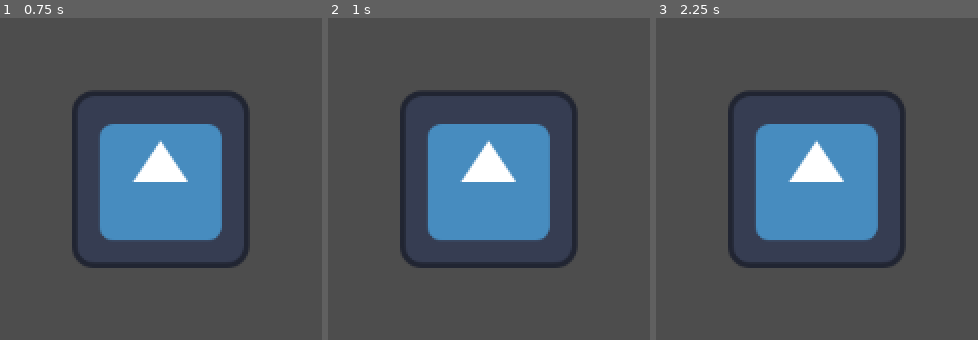
Above: before the commit, frames 1-3 (left to right).
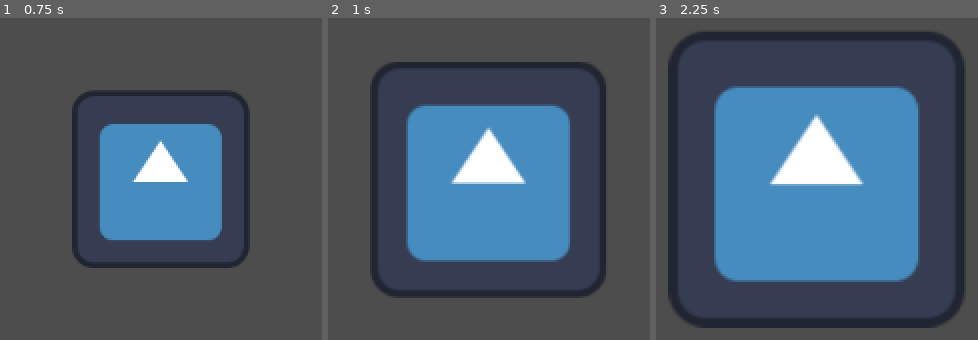
Above: after the commit, the same moments.

Repository: gmuGADIG/King-Fisher
Game: Godot game, scene res://world/rhythm_test/rhythm_test.tscn
Two runs of this game, one before a commit and one after it. Both use one fixed random seed, a clock stepped at 60 frames per second and the inputs below. This scene is started directly instead of the project's main scene. The engine's default icon, where the game draws it, is replaced by a stand-in: a white triangle on a blue panel in a dark square.
Inputs:
- Up to frame 1 (0.75 s): tap Enter at 0.5 s; hold D (move_right) from 0.53 s (still down); hold \ (print_players) from 0.53 s (still down)
- Up to frame 2 (1 s): keep holding D (move_right); keep holding \ (print_players)
- Up to frame 3 (2.25 s): release D (move_right) at 1.28 s; release \ (print_players) at 1.28 s; hold S (move_down) 1.28-2.03 s; tap \ (print_players) at 1.35 s; tap Space at 2 s; hold D (move_right) from 2.03 s (still down); hold \ (print_players) from 2.03 s (still down)

Frame 1 is identical in both runs. In frame 2, 23% of the frame differs, in the area x 13-87%, y 13-87%; in frame 3, 39%, in the area x 3-96%, y 4-97%.

Commit message:
Folder for rhythm system, start of note and track resources, and scene that pulses to a beat

Diff:
--- /dev/null
+++ b/systems/rhythm/note.gd
@@ -0,0 +1,8 @@
+class_name Note extends Resource
+
+@export var beat_position: float
+@export var is_articulated: bool
+
+func _init(_beat_position: float, _is_articulated: bool = false) -> void:
+	beat_position = _beat_position
+	is_articulated = _is_articulated
--- a/systems/rhythm_engine.gd
+++ b/systems/rhythm/rhythm_engine.gd
@@ -7,20 +7,23 @@
 @export var beats_per_minute : int = 140
 @export var offset_ms : int = 0
 var current_time : float = 0
+var current_beat : int = 0
 var beats_per_second : float
 
 # Called when the node enters the scene tree for the first time.
 func _ready() -> void:
 	beats_per_second = beats_per_minute / 60.0
+	get_tree().create_timer(offset_ms / 1000.0).timeout.connect(start_timer)
+
+func start_timer() -> void:
 	timer.start(1 / beats_per_second)
 	timer.timeout.connect(on_beat)
-	pass # Replace with function body.
-
 
 # Called every frame. 'delta' is the elapsed time since the previous frame.
 func _process(delta: float) -> void:
-	pass
+	current_time += delta
 
 func on_beat():
-	print("Beat!")
-	pass
+	print("Beat %d" % current_beat)
+	current_beat += 1
+	beat.emit()
--- /dev/null
+++ b/systems/rhythm/track.gd
@@ -0,0 +1,5 @@
+class_name Track extends Resource
+
+@export var notes: Array[Note]
+
+# eventually there will be something in here to import files or whatever
--- /dev/null
+++ b/world/rhythm_test/indicator.gd
@@ -0,0 +1,9 @@
+extends Node2D
+
+var pulse_tween : Tween
+
+func _on_rhythm_engine_beat() -> void:
+	pulse_tween = create_tween()
+	pulse_tween.tween_property(
+		self, "global_scale", Vector2.ONE, 0.1
+	).from(Vector2(2,2))
--- a/world/rhythm_test/rhythm_test.tscn
+++ b/world/rhythm_test/rhythm_test.tscn
@@ -1,12 +1,17 @@
 [gd_scene format=3 uid="uid://cfdknv20kocua"]
 
 [ext_resource type="Texture2D" uid="uid://c4bcw1f4x3ex5" path="res://temp/temp_art/icon.svg" id="1_kllk1"]
-[ext_resource type="PackedScene" uid="uid://cii25od3gem26" path="res://systems/rhythm_engine.tscn" id="2_bwxlg"]
+[ext_resource type="Script" uid="uid://bkc0xh7ce72gt" path="res://world/rhythm_test/indicator.gd" id="2_7b8xy"]
+[ext_resource type="PackedScene" uid="uid://cii25od3gem26" path="res://systems/rhythm/rhythm_engine.tscn" id="2_bwxlg"]
 
 [node name="RhythmTest" type="Node2D" unique_id=499445986]
 
 [node name="Indicator" type="Sprite2D" parent="." unique_id=818248086]
 position = Vector2(580, 359)
 texture = ExtResource("1_kllk1")
+script = ExtResource("2_7b8xy")
 
 [node name="rhythm_engine" parent="." unique_id=749923115 instance=ExtResource("2_bwxlg")]
+offset_ms = 500
+
+[connection signal="beat" from="rhythm_engine" to="Indicator" method="_on_rhythm_engine_beat"]
--- /dev/null
+++ b/world/rhythm_test/track1_test.tres
@@ -0,0 +1,13 @@
+[gd_resource type="Resource" script_class="TrackTest" format=3 uid="uid://y4inlgyvwye"]
+
+[ext_resource type="Script" uid="uid://duodpj15swkyd" path="res://systems/rhythm/track.gd" id="1_6yxs5"]
+[ext_resource type="Script" uid="uid://bc1rjslobm0p6" path="res://systems/rhythm/note.gd" id="1_n2fmx"]
+
+[sub_resource type="Resource" id="Resource_1imxu"]
+script = ExtResource("1_n2fmx")
+metadata/_custom_type_script = "uid://bc1rjslobm0p6"
+
+[resource]
+script = ExtResource("1_6yxs5")
+notes = Array[ExtResource("1_n2fmx")]([SubResource("Resource_1imxu")])
+metadata/_custom_type_script = "uid://duodpj15swkyd"
Not shown, added: systems/rhythm/note.gd.uid
Renamed: systems/rhythm_engine.gd.uid -> systems/rhythm/rhythm_engine.gd.uid
Renamed: systems/rhythm_engine.tscn -> systems/rhythm/rhythm_engine.tscn
Not shown, added: systems/rhythm/track.gd.uid
Not shown, added: world/rhythm_test/indicator.gd.uid
